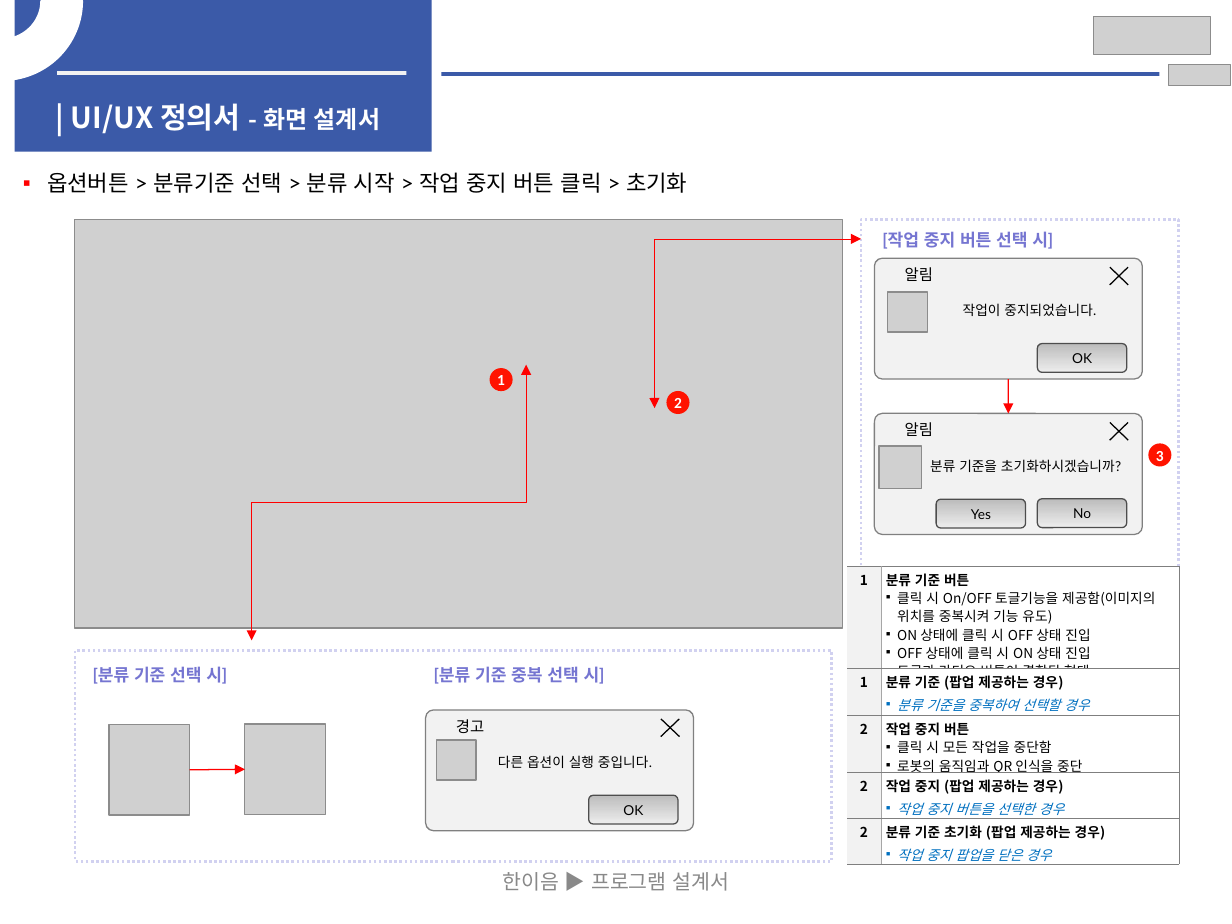
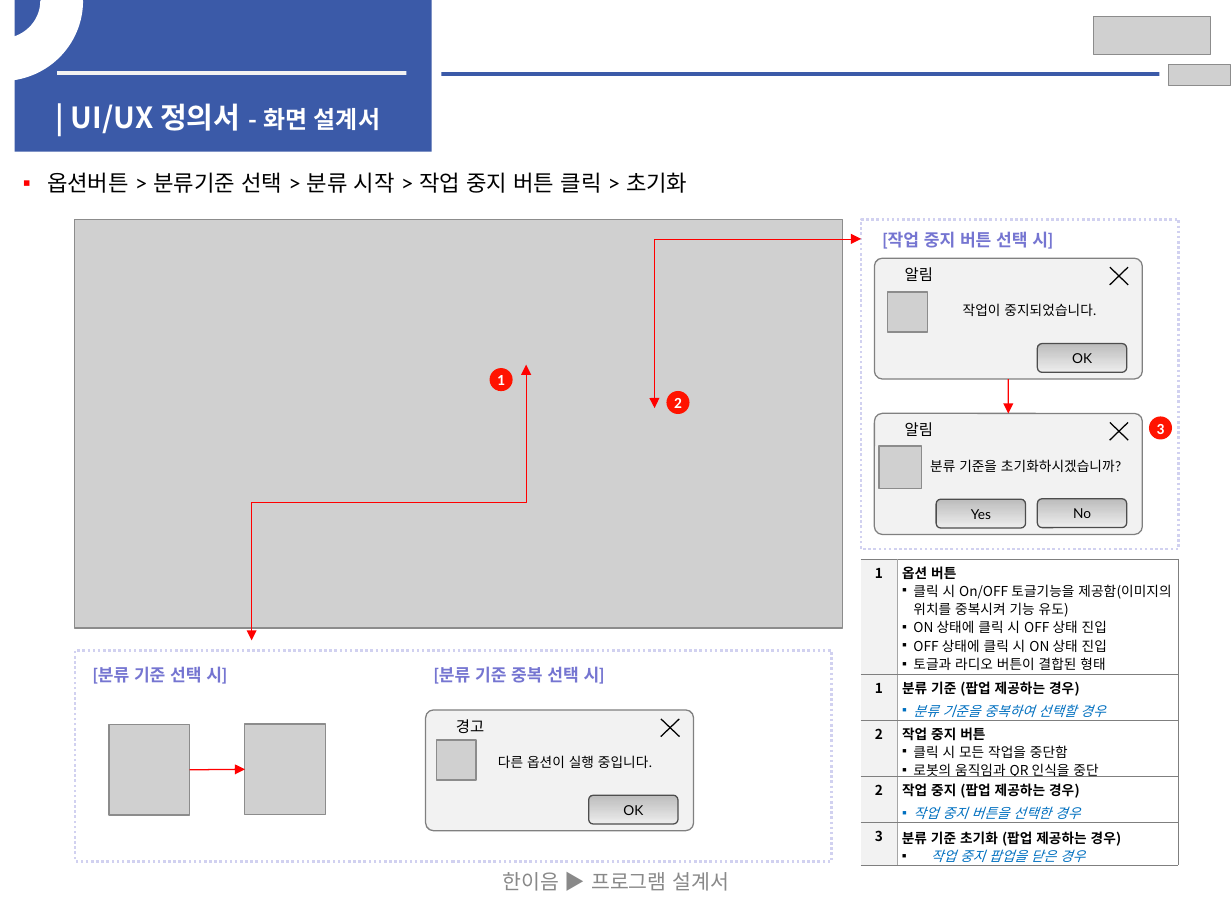
Before and after one commit to dandeeAndy/CapstoneDesign, a slide deck: slide 2 of hanium/제작설계서_안승찬.ppt. Drawn at 1232x924 pixels with LibreOffice and Linux fonts; fonts in the diff are those of the drawing; grey boxes stand for pictures; background and template pictures are left out. Boxes give left, top, right and bottom in pixels: in the first picture for what was removed or moved away, otherwise in the second. Text is boxed around its words. In the diff, an @@ line names an element or a change of style, - is before the commit and + after.

```diff
--- a/hanium/제작설계서_안승찬.ppt
+++ b/hanium/제작설계서_안승찬.ppt
@@ rectangle: place and size @@
-rectangle at box(861, 219, 1179, 570)
+rectangle at box(861, 219, 1179, 549)
@@ ellipse "3": place and size @@
-ellipse "3" at box(1148, 444, 1172, 467)
+ellipse "3" at box(1149, 416, 1173, 440)
@@ table at box(861, 559, 1178, 870) @@
-row 1, column 2: 분류 기준 버튼 / 클릭 시 On/OFF 토글기능을 제공함(이미지의 위치를 중복시켜 기능 유도) / ON 상태에 클릭 시 OFF 상태 진입 / OFF 상태에 클릭 시 ON 상태 진입 / 토글과 라디오 버튼이 결합된 형태
+row 1, column 2: 옵션 버튼 / 클릭 시 On/OFF 토글기능을 제공함(이미지의 위치를 중복시켜 기능 유도) / ON 상태에 클릭 시 OFF 상태 진입 / OFF 상태에 클릭 시 ON 상태 진입 / 토글과 라디오 버튼이 결합된 형태
-row 5, column 1: 2
+row 5, column 1: 3
@@ indent changed @@
@@ line spacing 0.83 to 0.92 @@
@@ less space between paragraphs @@
@@ bullet colour #0070C0 to #000000 @@
@@ table: place and size @@
-table at box(848, 567, 1179, 869)
+table at box(861, 559, 1178, 870)
```
Also in this commit, not shown: 5 other slides changed, 4 other files.
